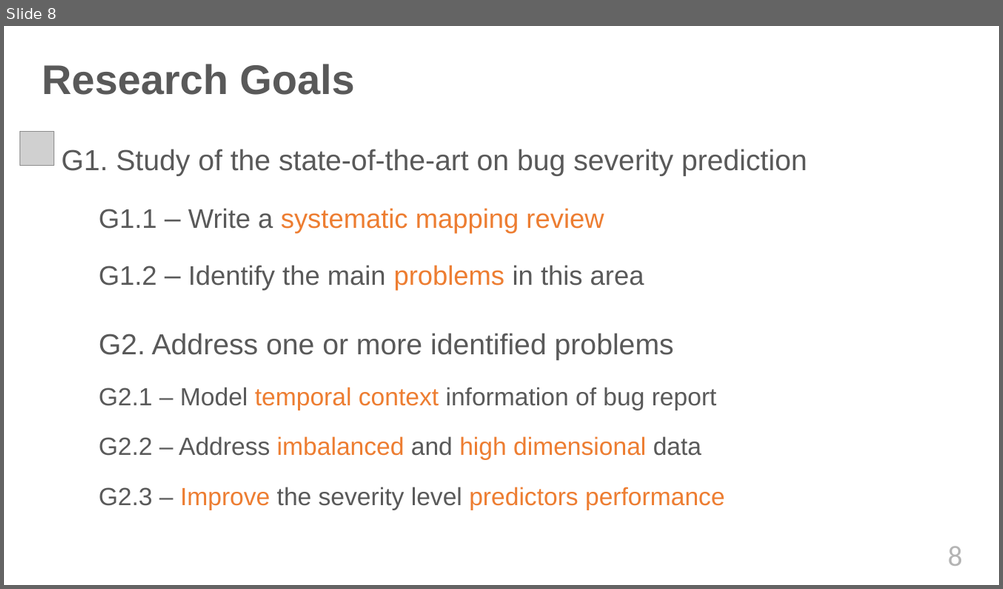
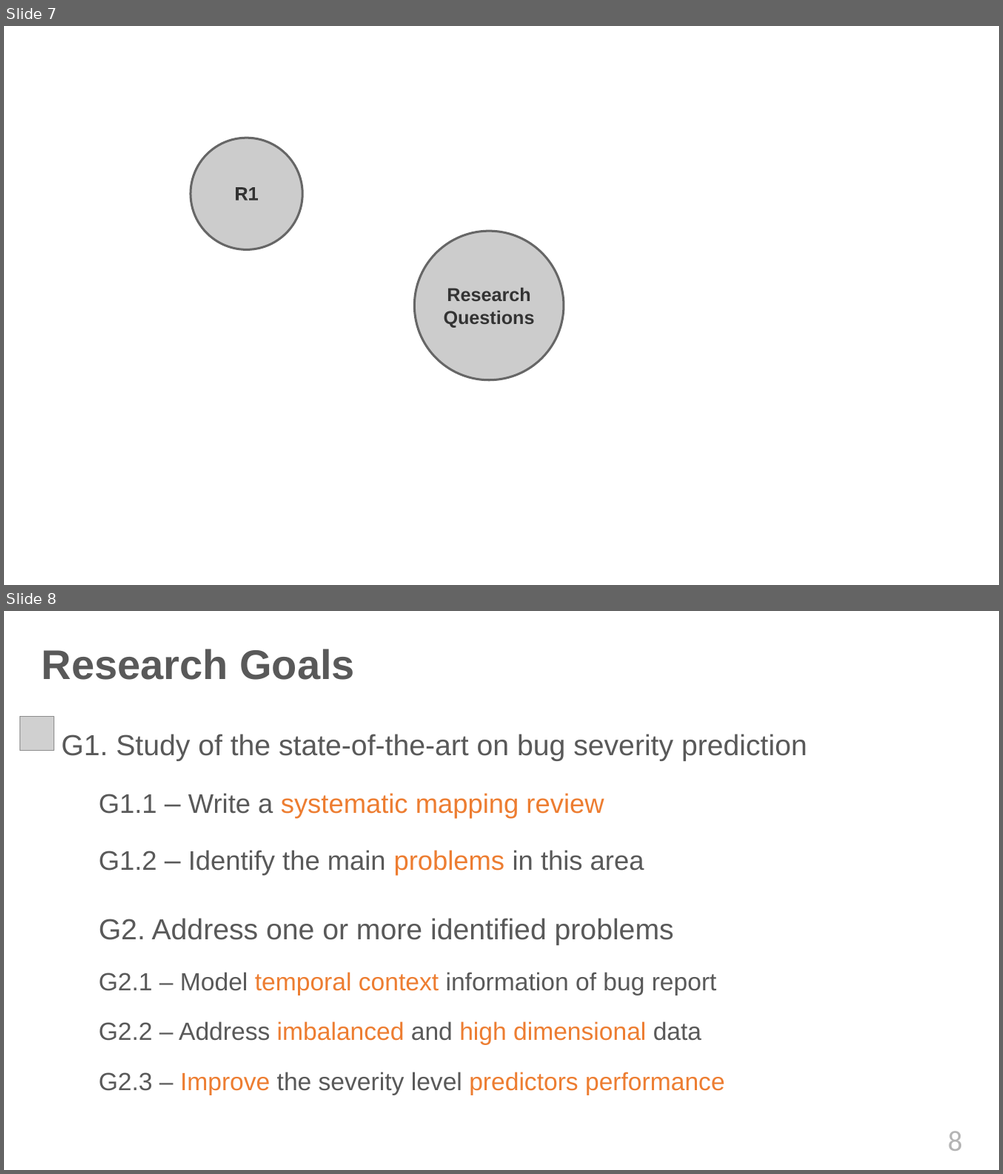
Before and after one commit to gomesluiz/my-doctoral-presentation, a slide deck: figures/presentation-figures.pptx. Shown one above the other, each under a label of ours: slide 8 before the commit, slides 7 and 8 after it. The pictures are 1003x589 and 1003x1174 pixels, drawn with LibreOffice and Linux fonts; fonts in the diff are those of the drawing; grey boxes stand for pictures. Boxes give left, top, right and bottom in pixels: in the first picture for what was removed or moved away, otherwise in the second. Text is boxed around its words. In the diff, an @@ line names an element or a change of style, - is before the commit and + after.

```diff
--- a/figures/presentation-figures.pptx
+++ b/figures/presentation-figures.pptx
@@ slide 7 added at [4, 26, 999, 585], background #FFFFFF @@
@@ freeform shape added at [190, 138, 302, 249], fill #CCCCCC, outline #666666 2.15 pt @@
@@ freeform shape added at [236, 187, 248, 200], fill #333333 @@
@@ freeform shape added at [250, 187, 259, 200], fill #333333 @@
@@ ellipse added at [415, 231, 563, 380], fill #CCCCCC, outline #666666 2.15 pt, 18 pt, text #333333, bold @@
+Research
+Questions
```
Also in this commit, not shown: 2 slides changed, 1 slide removed, 4 other files.
